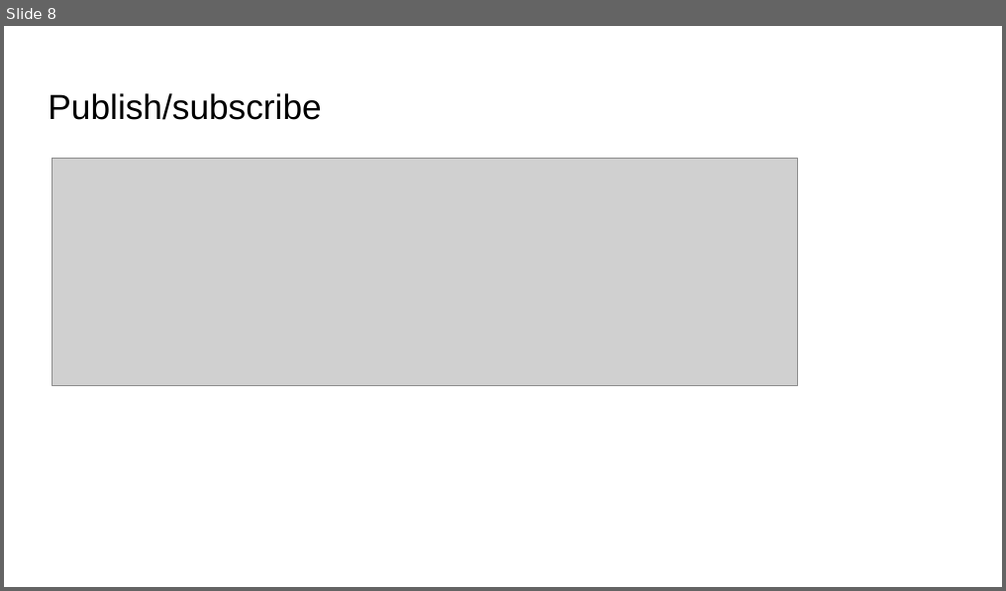
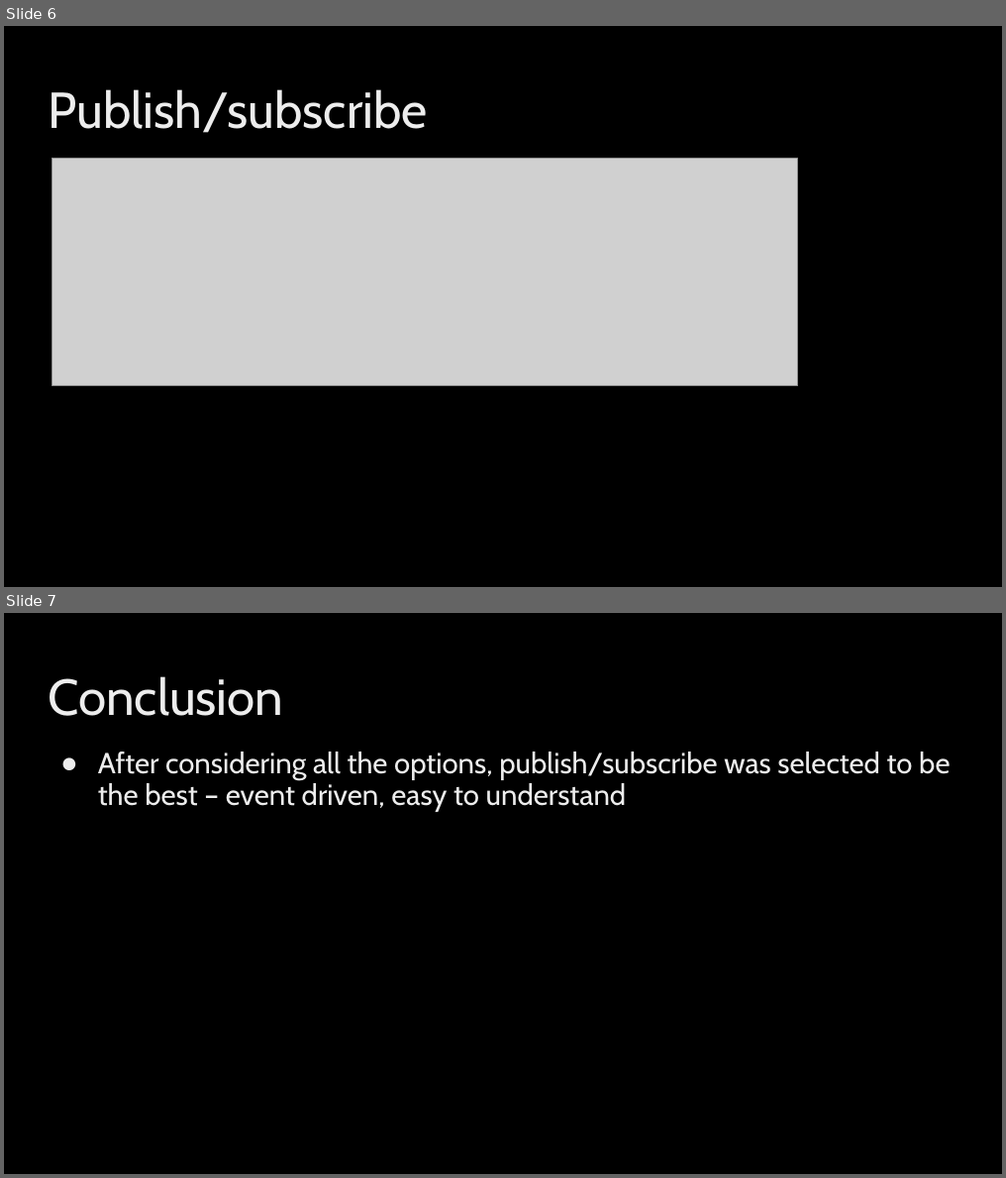
Before and after one commit to N3rdGirl-365/NotificationCentral, a slide deck: Notification Central Arch Pres.pptx. Shown one above the other, each under a label of ours: slide 8 before the commit, slides 6 and 7 after it. The pictures are 1006x591 and 1006x1178 pixels, drawn with LibreOffice and Linux fonts; fonts in the diff are those of the drawing; grey boxes stand for pictures; background and template pictures are left out. Boxes give left, top, right and bottom in pixels: in the first picture for what was removed or moved away, otherwise in the second. Text is boxed around its words. In the diff, an @@ line names an element or a change of style, - is before the commit and + after.

```diff
--- a/Notification Central Arch Pres.pptx
+++ b/Notification Central Arch Pres.pptx
@@ slide 7 added at <box>4,613,1002,1174</box>, background picture (left out) @@
@@ title added at <box>48,676,283,716</box>, 36.5 pt, text gradient #BFBFBF to #EDEDED to #FFFFFF @@
+Conclusion
@@ text added at <box>98,752,949,812</box>, 21 pt, text gradient #BFBFBF to #EDEDED to #FFFFFF @@
+● After considering all the options, publish/subscribe was selected to be the best – event driven, easy to understand
@@ what was slide 8 is now slide 6 @@
@@ slide 6 changed as well @@
@@ background #FFFFFF to picture (left out) @@
@@ title "Publish/subscribe" at <box>48,89,427,133</box>: size 25.2 to 36.5 pt, font Arial to Cabin, text colour #000000 to gradient #BFBFBF to #EDEDED to #FFFFFF; line spacing 1 to 0.9 @@
```
Also in this commit, not shown: 2 other slides changed, 3 other slides added, 5 slides removed, 6 other files.
